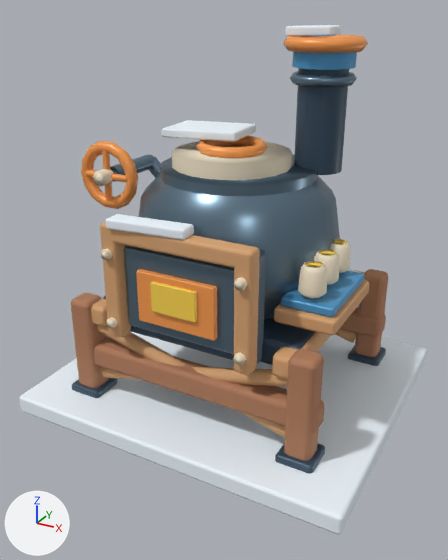
The glTF model HavenlineGodot/assets/stations_v2/cooker_processor.glb: old version first, new version second.
The view is the same before and after, from a 50 mm camera at (1.91, -3.67, 2.67) aimed at (-0.01, -0.18, 0.92). The lights are fixed; the arrows at lower left show +X, +Y and +Z. The first picture is the older version. Vertices at exactly the same position are counted once.

In view in the first picture: 'cooker_processor'.
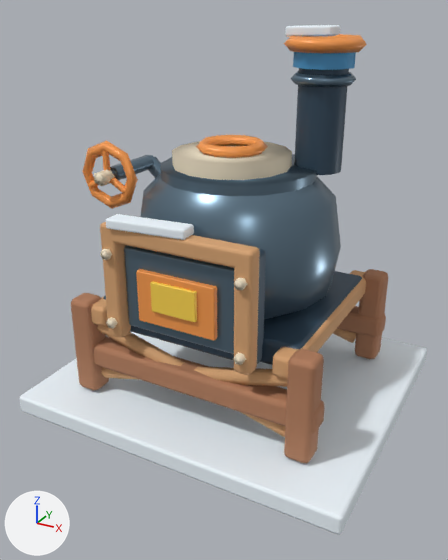
The change in detail:
me_cooker_processor is used by ob_cooker_processor; location (0.0, 0.0, 0.0).
me_cooker_processor had 3341 vertices, 6325 faces and spanned x -1.23..1.23, y -1.08..1.08, z -0.05..2.56.
me_cooker_processor now has 2125 vertices, 4016 faces and spans x -1.23..1.23, y -1.08..1.08, z -0.05..2.56.
me_cooker_processor part 1: 17 loose pieces with 784 vertices, spanning x -0.94..0.94, y -0.82..0.82, z 0.04..1.94, are deleted.
me_cooker_processor part 2: 284 vertices moved from x -0.92..0.73, y -0.88..0.72, z 0.2..2.44 to x -0.91..0.73, y -0.88..0.71, z 0.2..2.44; 792 vertices removed from x -1.1..0.73, y -0.88..0.7, z 0.19..2.5; 360 vertices added at x -1.08..0.68, y -0.63..0.63, z 0.78..2.51.

Where the change shows, as pixel boxes (x1, y1, x2, y2) in the pictures (448 x 560 px; the box of a moved part takes in the faces that stretch with it):
part 1 of me_cooker_processor, deleted: before (72, 120, 386, 474)
part 2 of me_cooker_processor, moved or reshaped: before (81, 35, 368, 437); after (82, 34, 367, 437)
